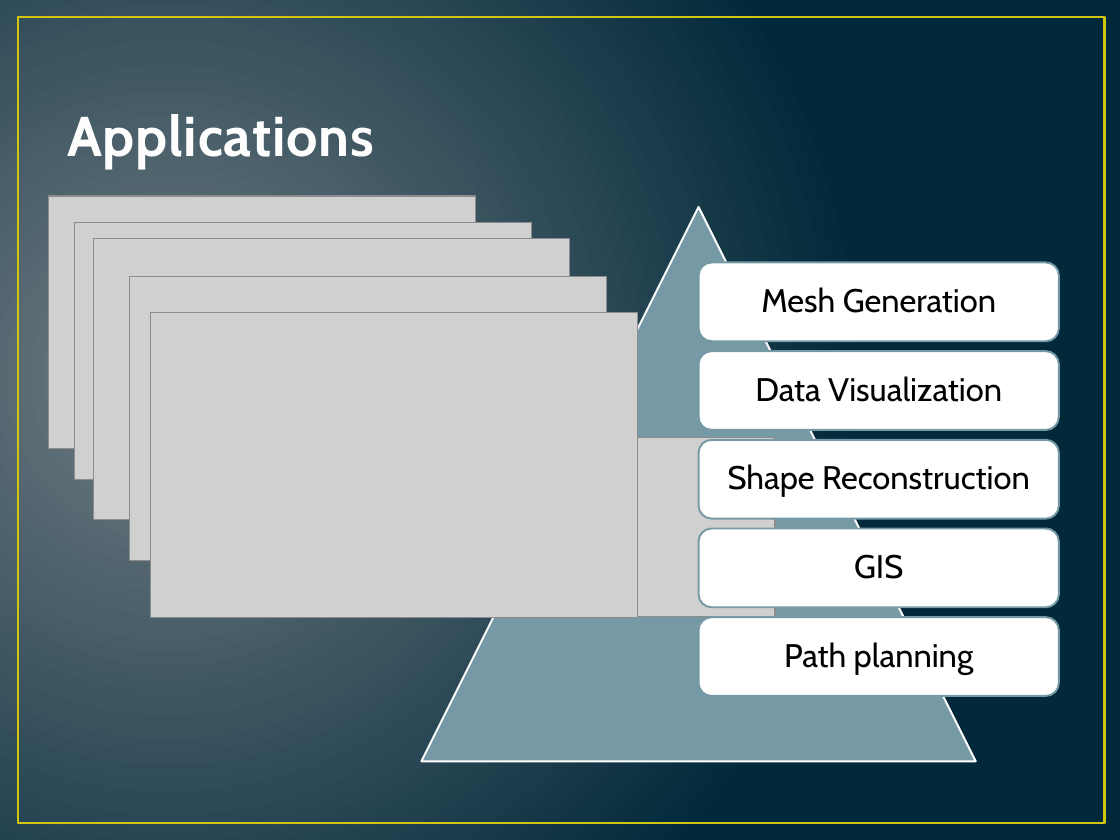
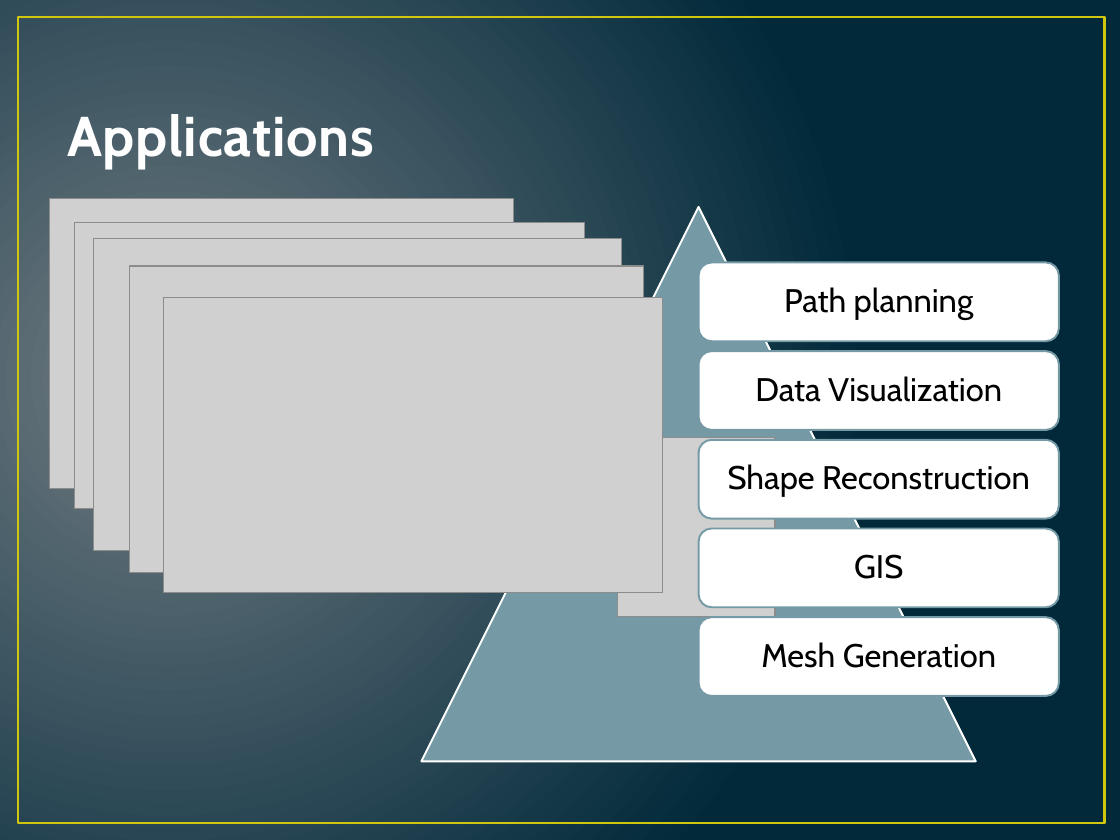
Before and after one commit to hugebdu/jdt-refactored, a slide deck: slide 13 of extra/CDT.pptx. Drawn at 1120x840 pixels with LibreOffice and Linux fonts; fonts in the diff are those of the drawing; grey boxes stand for pictures. Boxes give left, top, right and bottom in pixels: in the first picture for what was removed or moved away, otherwise in the second. Text is boxed around its words. In the diff, an @@ line names an element or a change of style, - is before the commit and + after.

Commit message:
Change presentation

```diff
--- a/extra/CDT.pptx
+++ b/extra/CDT.pptx
@@ picture: place and size @@
-picture at (150,312,637,617)
+picture at (49,198,513,488)
@@ picture: place and size @@
-picture at (75,223,532,479)
+picture at (75,223,585,510)
@@ picture: place and size @@
-picture at (93,239,569,520)
+picture at (93,239,622,550)
@@ picture: place and size @@
-picture at (130,277,607,561)
+picture at (130,267,644,573)
@@ picture: place and size @@
-picture at (48,196,476,449)
+picture at (164,297,662,591)
@@ text in freeform shape at (784,287,974,320): text changed @@
-Mesh Generation
+Path planning
@@ text in freeform shape at (761,642,996,668): text changed @@
-Path planning
+Mesh Generation
```
Also in this commit, not shown: 2 other slides changed.
